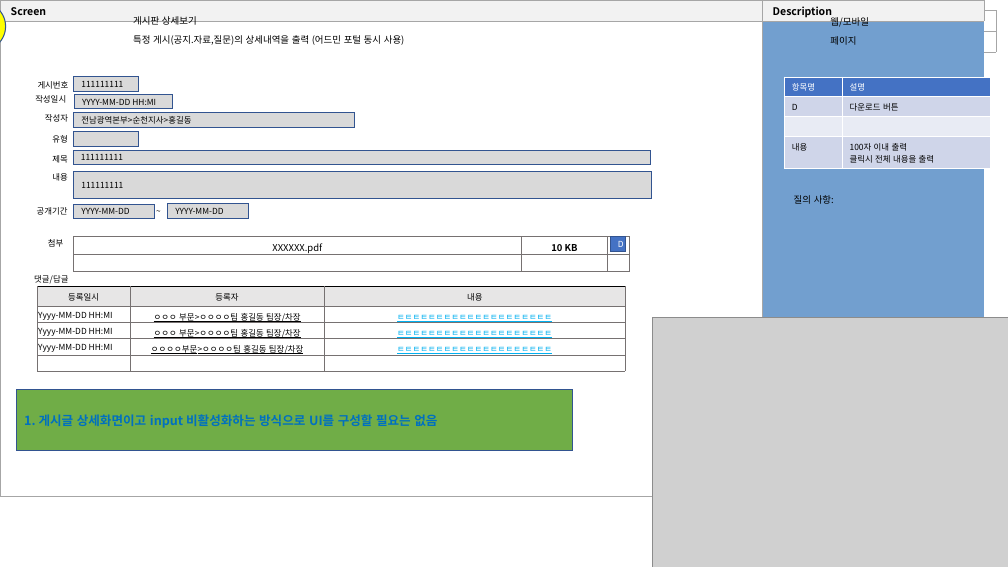
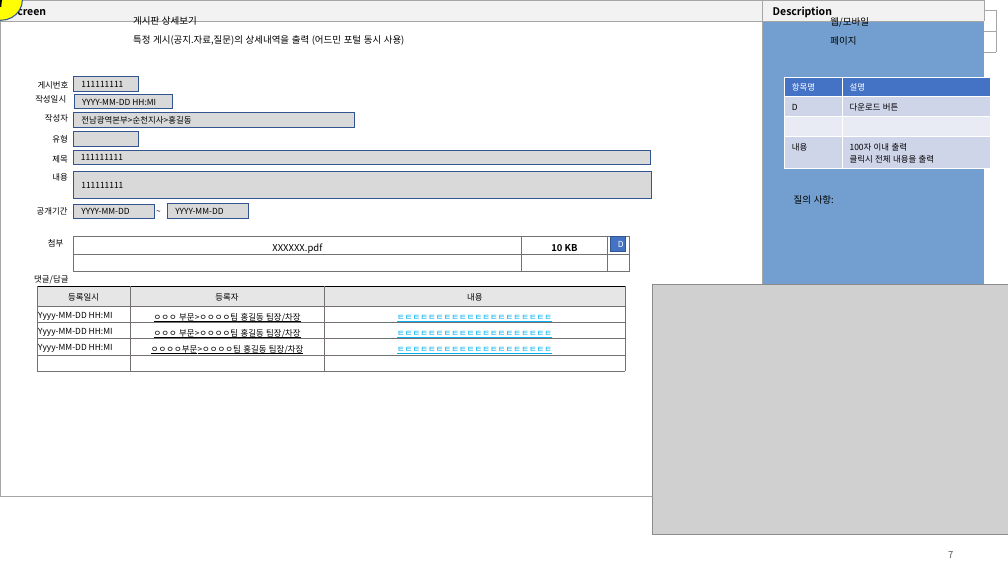
Before and after one commit to yamdeng/ktds-publish, a slide deck: slide 7 of docs/퍼블_페이지작업.pptx. Drawn at 1008x567 pixels with LibreOffice and Linux fonts; fonts in the diff are those of the drawing; grey boxes stand for pictures. Boxes give left, top, right and bottom in pixels: in the first picture for what was removed or moved away, otherwise in the second. Text is boxed around its words. In the diff, an @@ line names an element or a change of style, - is before the commit and + after.

```diff
--- a/docs/퍼블_페이지작업.pptx
+++ b/docs/퍼블_페이지작업.pptx
@@ ellipse "7": place and size @@
-ellipse "7" at [0,4,5,50]
+ellipse "7" at [0,0,23,20]
@@ picture: place and size @@
-picture at [653,318,1008,567]
+picture at [653,285,1008,535]
@@ rectangle removed at [17,390,572,451] @@
-1. 게시글 상세화면이고 input 비활성화하는 방식으로 UI를 구성할 필요는 없음
@@ page number added at [948,551,953,558], 9 pt, text #595959 @@
+7
```
Also in this commit, not shown: 11 other slides changed, 2 slides removed, 2 other files.
